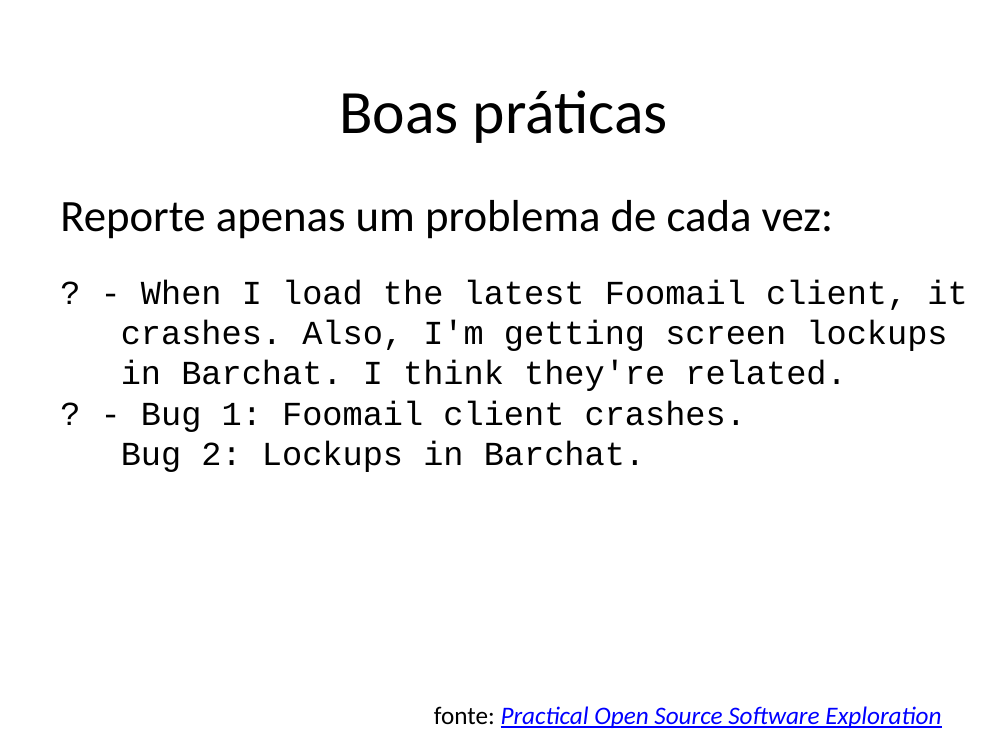
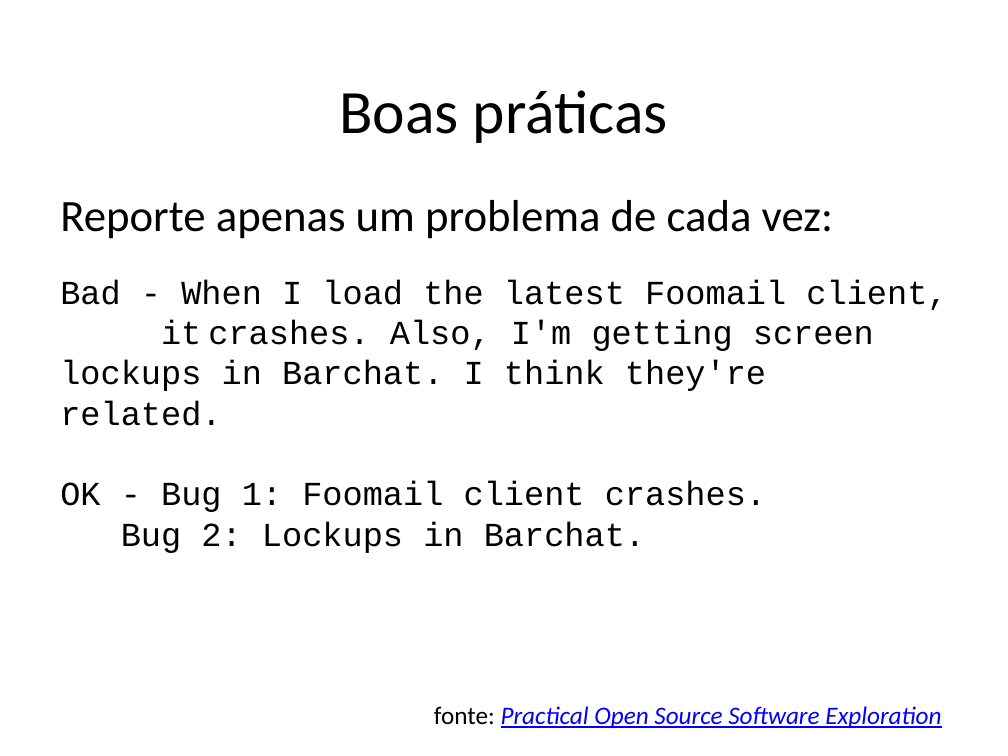
Before and after one commit to STAR-RG/testing-cin, a slide deck: slide 30 of slides.pptx (slide 29 before the commit). Drawn at 1008x756 pixels with LibreOffice and Linux fonts; fonts in the diff are those of the drawing. Boxes give left, top, right and bottom in pixels: in the first picture for what was removed or moved away, otherwise in the second. Text is boxed around its words. In the diff, an @@ line names an element or a change of style, - is before the commit and + after.

```diff
--- a/slides.pptx
+++ b/slides.pptx
@@ text at bbox=[60, 279, 947, 512]: text changed @@
-? - When I load the latest Foomail client, it
-crashes. Also, I'm getting screen lockups
-in Barchat. I think they're related.
-? - Bug 1: Foomail client crashes.
+Bad - When I load the latest Foomail client,
+it crashes. Also, I'm getting screen lockups in Barchat. I think they're related.
+OK - Bug 1: Foomail client crashes.
```
Also in this commit, not shown: 8 other slides changed, 3 slides added, 3 slides removed.
